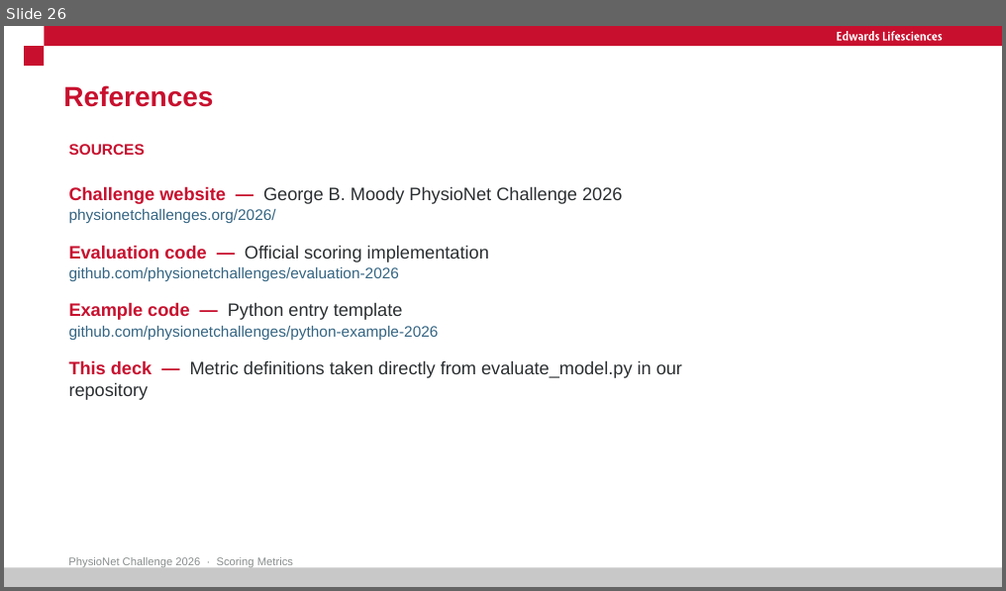
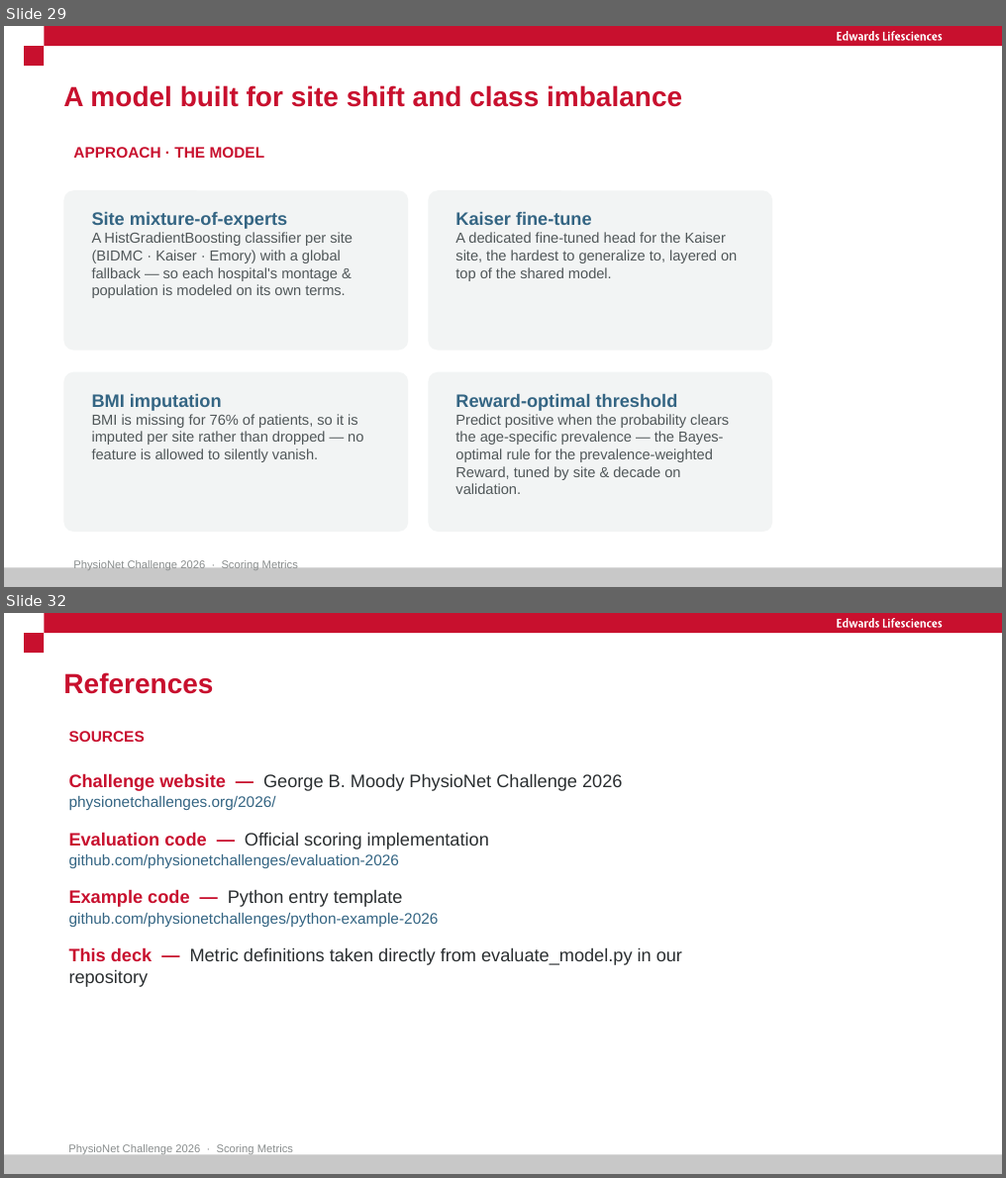
Before and after one commit to ArshiaIlaty/Sleeper, a slide deck: PhysioNet Challenge 2026 - Scoring Metrics.pptx. Shown one above the other, each under a label of ours: slide 26 before the commit, slides 29 and 32 after it; the slides between them are not shown. The pictures are 1006x591 and 1006x1178 pixels, drawn with LibreOffice and Linux fonts; fonts in the diff are those of the drawing. Boxes give left, top, right and bottom in pixels: in the first picture for what was removed or moved away, otherwise in the second. Text is boxed around its words. In the diff, an @@ line names an element or a change of style, - is before the commit and + after.

```diff
--- a/PhysioNet Challenge 2026 - Scoring Metrics.pptx
+++ b/PhysioNet Challenge 2026 - Scoring Metrics.pptx
@@ slide 29 added at [4,26,1002,587], background #FFFFFF; not listed: 4 template elements that a slide beside it also shows @@
@@ title added at [63,85,682,107], 20 pt, text #C8102E, bold @@
+A model built for site shift and class imbalance
@@ text added at [73,147,265,158], 11 pt, text #C8102E, bold @@
+APPROACH · THE MODEL
@@ rounded rectangle added at [63,190,408,351], fill #F2F4F4 @@
@@ rounded rectangle added at [428,190,772,351], fill #F2F4F4 @@
@@ text added at [92,212,352,298], 10.5 pt, text #505759 @@
+Site mixture-of-experts
+A HistGradientBoosting classifier per site (BIDMC · Kaiser · Emory) with a global fallback — so each hospital's montage & population is modeled on its own terms.
@@ text added at [455,212,737,281], 10.5 pt, text #505759 @@
+Kaiser fine-tune
+A dedicated fine-tuned head for the Kaiser site, the hardest to generalize to, layered on top of the shared model.
@@ rounded rectangle added at [63,372,408,532], fill #F2F4F4 @@
@@ rounded rectangle added at [428,372,772,532], fill #F2F4F4 @@
@@ text added at [92,394,363,463], 10.5 pt, text #505759 @@
+BMI imputation
+BMI is missing for 76% of patients, so it is imputed per site rather than dropped — no feature is allowed to silently vanish.
@@ text added at [455,394,729,494], 10.5 pt, text #505759 @@
+Reward-optimal threshold
+Predict positive when the probability clears the age-specific prevalence — the Bayes-optimal rule for the prevalence-weighted Reward, tuned by site & decade on validation.
@@ text added at [73,561,298,570], 8 pt, text #898D8D @@
+PhysioNet Challenge 2026 · Scoring Metrics
@@ what was slide 26 is now slide 32 @@
```
Also in this commit, not shown: 5 other slides added, 25 other files.
